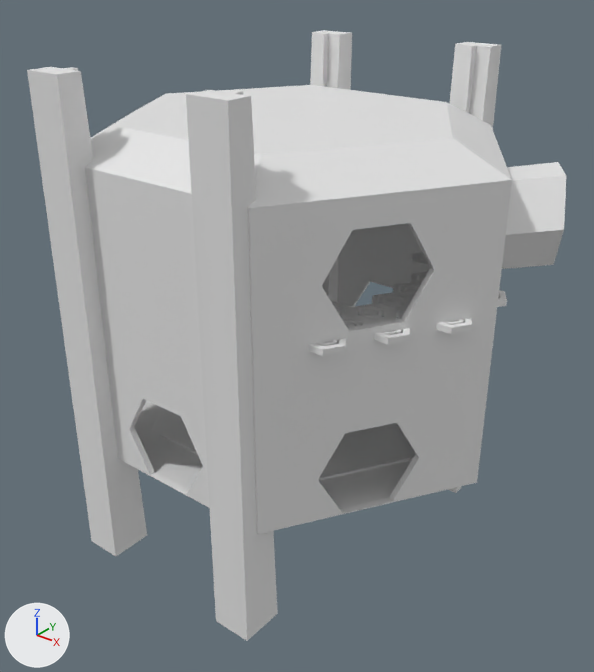
One commit to the Blender file BipolarAlpha/Assets/Resources/Models/Rooms/HubRoom.blend: the scene before it, then after it.
Before and after are seen from a 50 mm lens placed at (12.64, -15.58, 11.91), pointed at (0.39, -0.28, 2.43). Lighting does not change. The marker at lower left points along +X, +Y and +Z. The same objects are shown in both versions, whatever each file hides.

Objects in the first picture: 'Catwalk.001', 'FloorDetail', 'SupportBeam4.007', 'SupportBeam4.008', 'SupportBeam4.009', 'SupportBeam4.010', 'TestingZoneHubRoom'.
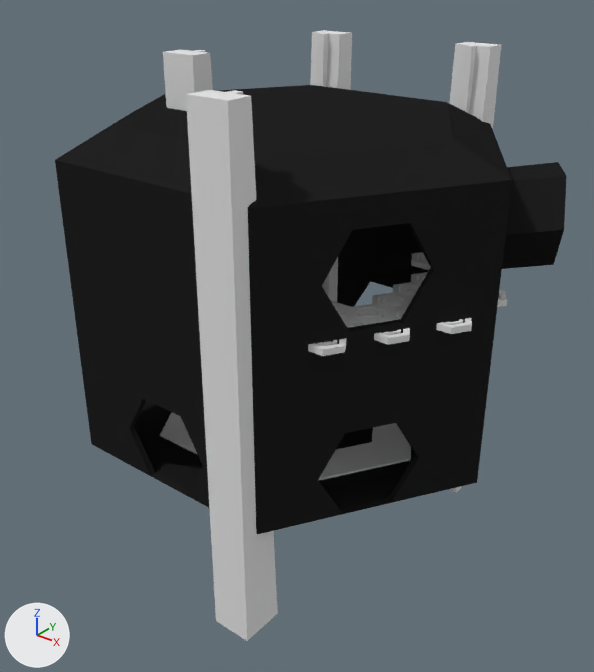
Changed parts and their boxes (x1, y1, x2, y2) in the pictures (594 x 672 px):
'TestingZoneHubRoom', recoloured (grey to black): (55, 85, 566, 534) in both
'SupportBeam4.009', moved: before (27, 67, 147, 556); after (163, 50, 213, 111)

The change in detail:
Material 'DarkSteel' (mat_darksteel) is new.
Its base color is (0.016, 0.016, 0.016) (black #222222).
me_torus has 192 vertices, 226 faces and spans x -1.21..1.21, y -0.97..0.97, z -0.5..0.23.
me_torus now uses material mat_darksteel (black #222222).
Object 'SupportBeam4.009' (ob_supportbeam4_009) moves from (-2.333, -4.738, 3.266) to (-2.333, -0.934, 3.266).
